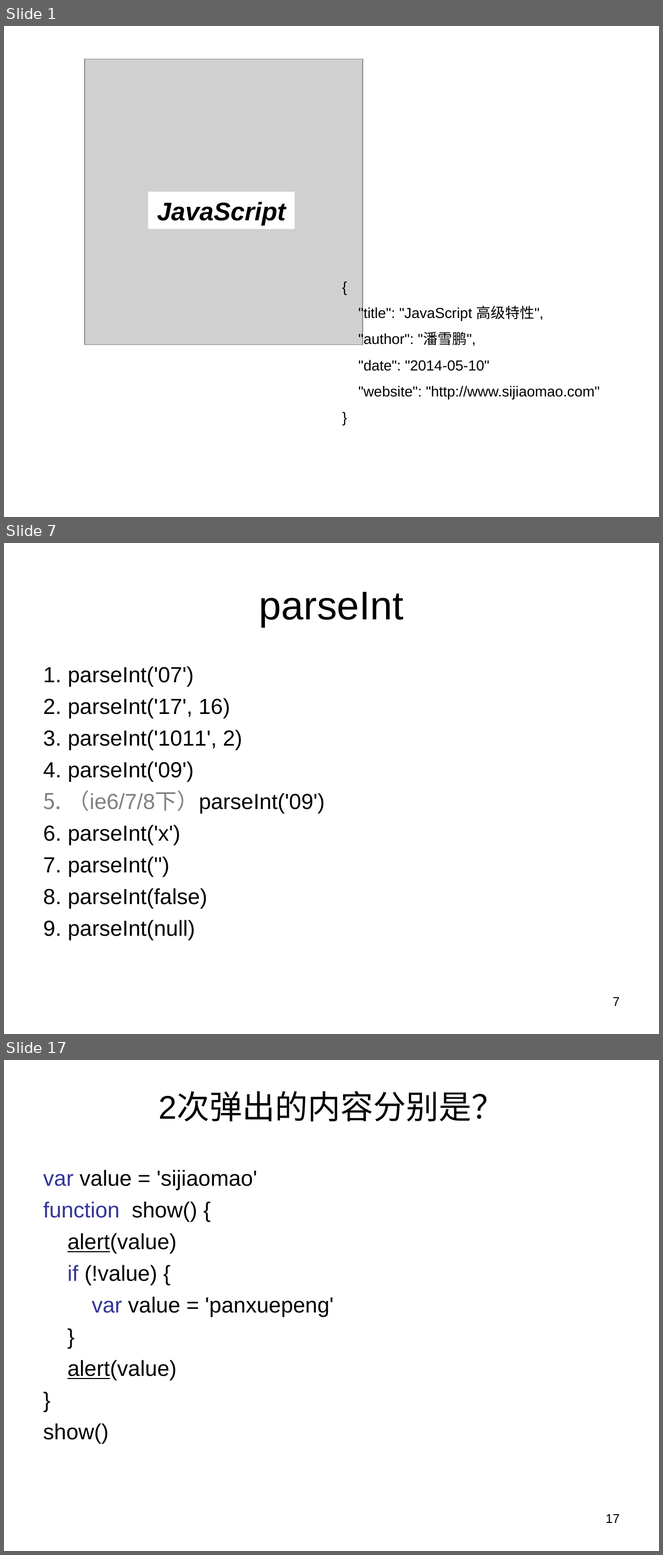
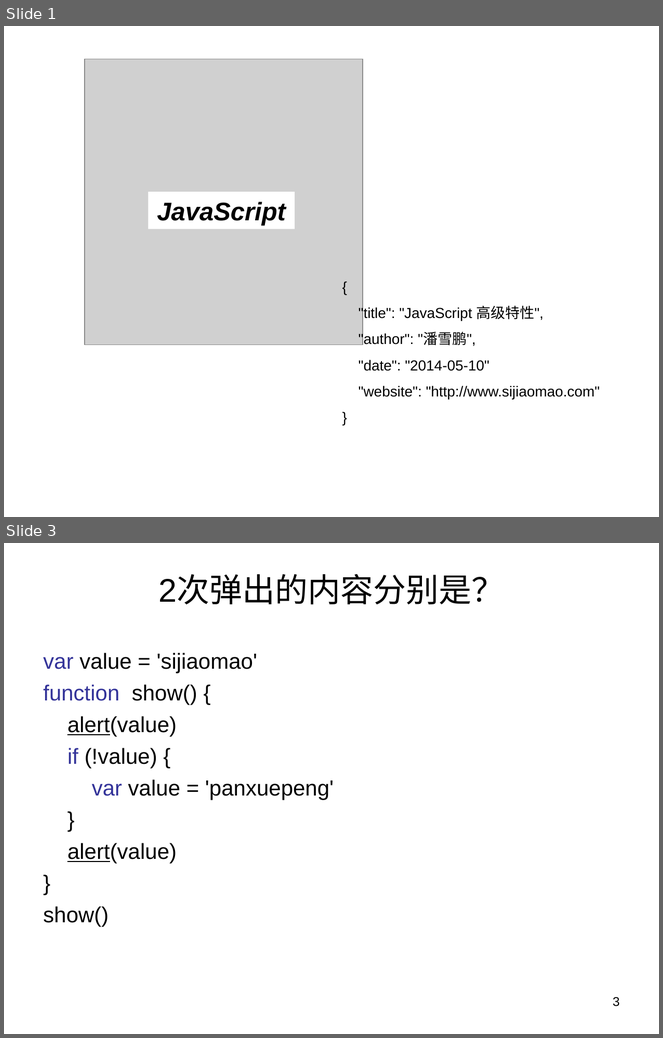
Before and after one commit to panxuepeng/javascript, a slide deck: ppt/第二天课程.ppt. Shown one above the other, each under a label of ours: slides 1, 7 and 17 before the commit, slides 1 and 3 after it; the slides between them are not shown. The pictures are 663x1555 and 663x1038 pixels, drawn with LibreOffice and Linux fonts; fonts in the diff are those of the drawing; grey boxes stand for pictures. Boxes give left, top, right and bottom in pixels: in the first picture for what was removed or moved away, otherwise in the second. Text is boxed around its words. In the diff, an @@ line names an element or a change of style, - is before the commit and + after.

```diff
--- a/ppt/第二天课程.ppt
+++ b/ppt/第二天课程.ppt
@@ slide 7 removed at [4, 543, 659, 1034], background #FFFFFF @@
@@ title removed at [259, 592, 404, 627] @@
-parseInt
@@ text removed at [68, 666, 325, 940] @@
-1. parseInt('07')
-2. parseInt('17', 16)
-3. parseInt('1011', 2)
-4. parseInt('09')
-5. （ie6/7/8下）parseInt('09')
-6. parseInt('x')
-7. parseInt('')
-8. parseInt(false)
-9. parseInt(null)
@@ page number removed at [613, 997, 620, 1006] @@
-7
@@ what was slide 17 is now slide 3 @@
@@ page number at [613, 997, 620, 1007]: text changed @@
-17
+3
```
Also in this commit, not shown: 4 slides changed, 14 other slides removed, 2 other files.
